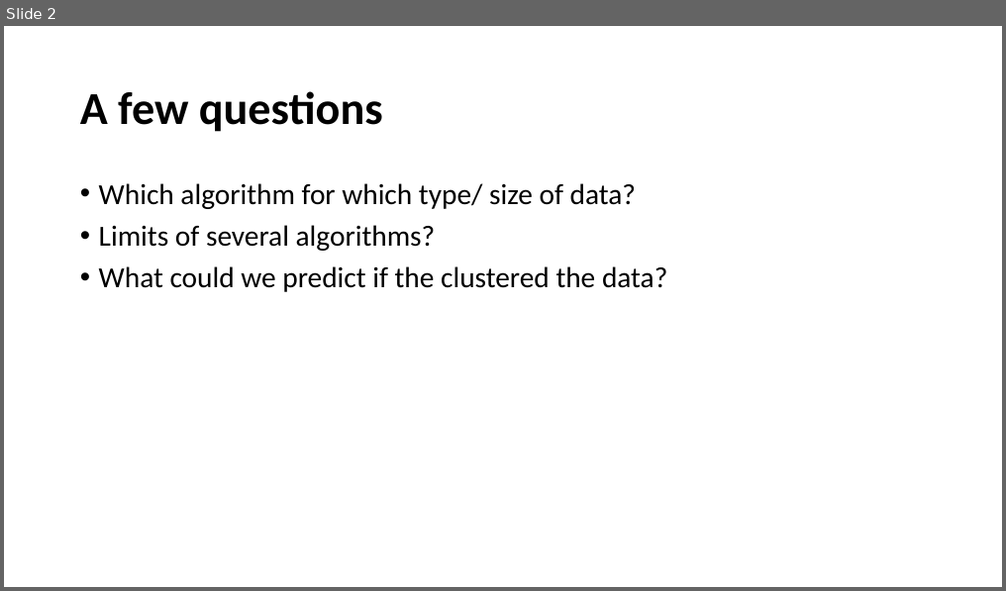
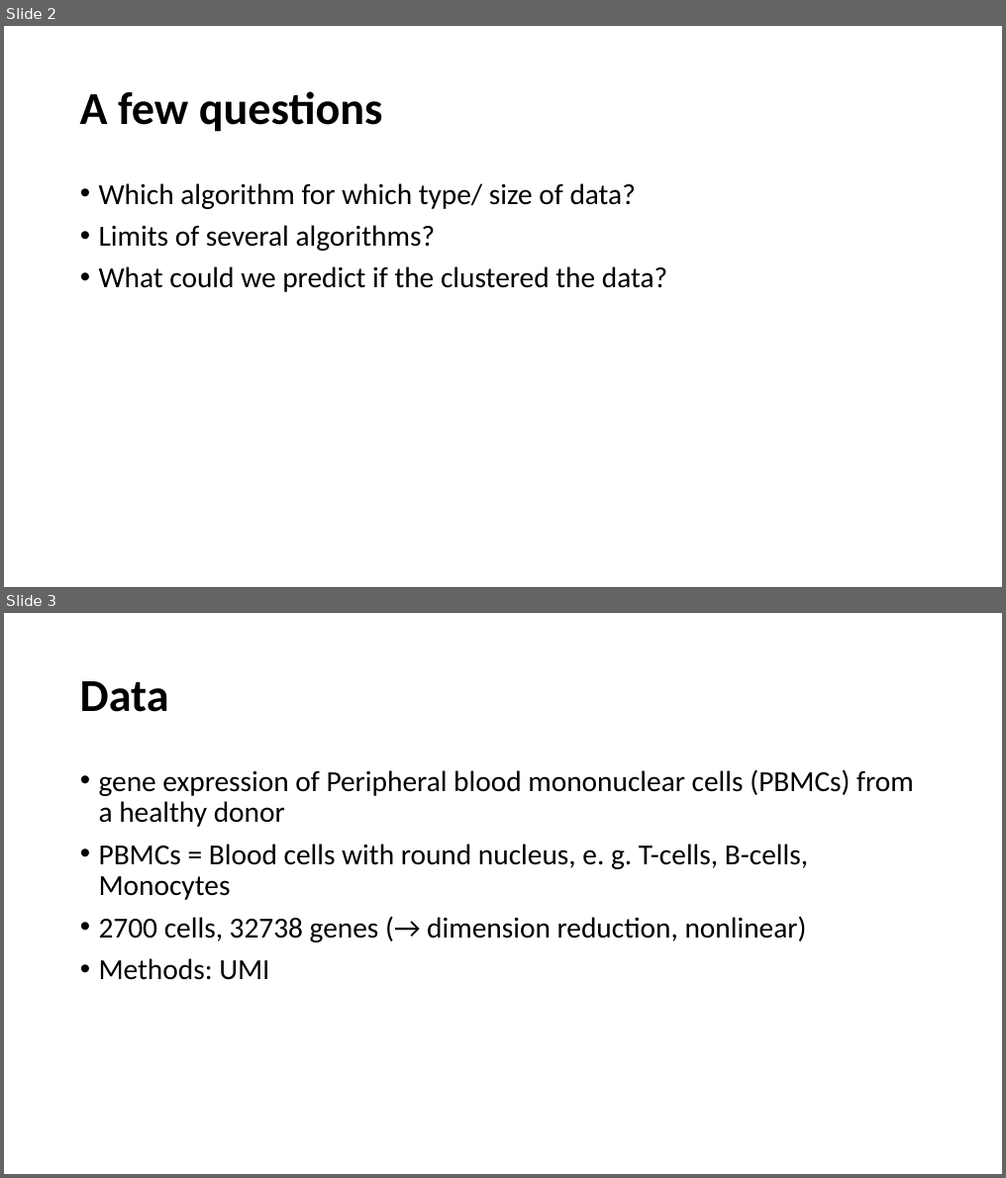
Before and after one commit to datascience-mobi/group-01-project-4-1, a slide deck: K-means clustering.pptx. Shown one above the other, each under a label of ours: slide 2 before the commit, slides 2 and 3 after it. The pictures are 1006x591 and 1006x1178 pixels, drawn with LibreOffice and Linux fonts; fonts in the diff are those of the drawing. Boxes give left, top, right and bottom in pixels: in the first picture for what was removed or moved away, otherwise in the second. Text is boxed around its words. In the diff, an @@ line names an element or a change of style, - is before the commit and + after.

```diff
--- a/K-means clustering.pptx
+++ b/K-means clustering.pptx
@@ slide 3 added at box(4, 613, 1002, 1174), background #FFFFFF @@
@@ text added at box(80, 681, 169, 712), 44 pt, text #000000, bold @@
+Data
@@ text added at box(99, 769, 914, 980), 28 pt, text #000000 @@
+• gene expression of Peripheral blood mononuclear cells (PBMCs) from a healthy donor
+• PBMCs = Blood cells with round nucleus, e. g. T-cells, B-cells, Monocytes
+• 2700 cells, 32738 genes (→ dimension reduction, nonlinear)
+• Methods: UMI
```
Also in this commit, not shown: 4 slides changed, 2 other slides added, 1 slide removed, 1 other file.
